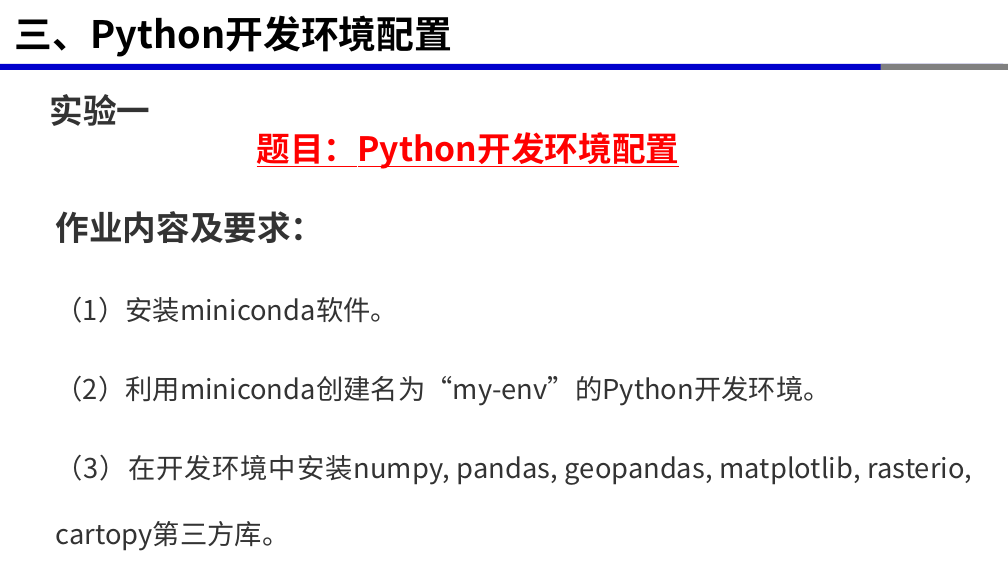
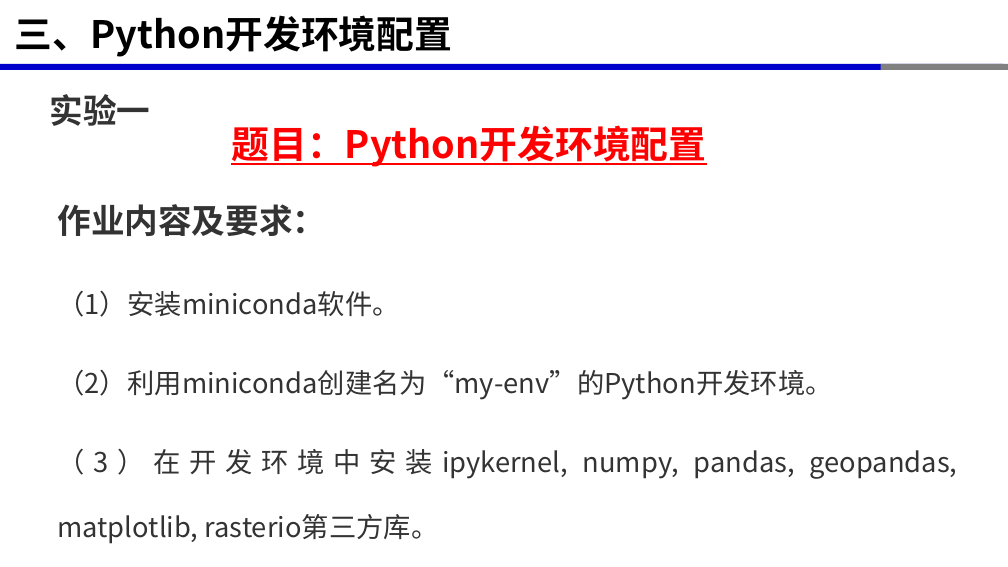
Before and after one commit to xinluo2018/programming-basics, a slide deck: slide 40 of 第1章-编程概述与开发环境/第1章-计算机编程与开发环境.pptx (slide 38 before the commit). Drawn at 1008x567 pixels with LibreOffice and Linux fonts; fonts in the diff are those of the drawing. Boxes give left, top, right and bottom in pixels: in the first picture for what was removed or moved away, otherwise in the second. Text is boxed around its words. In the diff, an @@ line names an element or a change of style, - is before the commit and + after.

```diff
--- a/第1章-编程概述与开发环境/第1章-计算机编程与开发环境.pptx
+++ b/第1章-编程概述与开发环境/第1章-计算机编程与开发环境.pptx
@@ text "题目：Python开发环境配置" moved from (x1=257, y1=132, x2=680, y2=169) to (x1=231, y1=125, x2=706, y2=167) @@
@@ text "题目：Python开发环境配置" at (x1=231, y1=125, x2=706, y2=167): size 32 to 36 pt; more space between paragraphs @@
@@ text "作业内容及要求：" moved from (x1=56, y1=211, x2=972, y2=551) to (x1=57, y1=204, x2=958, y2=544) @@
@@ text at (x1=57, y1=449, x2=958, y2=544): text changed @@
-（3）在开发环境中安装numpy, pandas, geopandas, matplotlib, rasterio, cartopy第三方库。
+（3）在开发环境中安装ipykernel, numpy, pandas, geopandas, matplotlib, rasterio第三方库。
```
Also in this commit, not shown: 13 other slides changed, 2 slides added, 9 other files.
